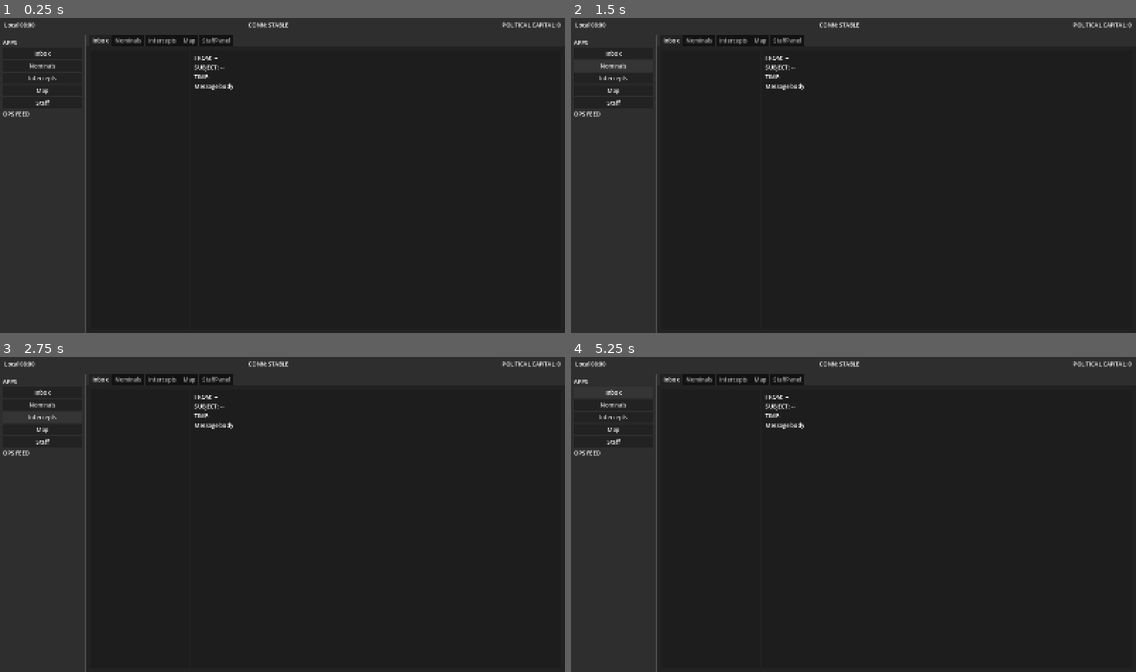
Above: before the commit, frames 1-4 (two rows, left to right).
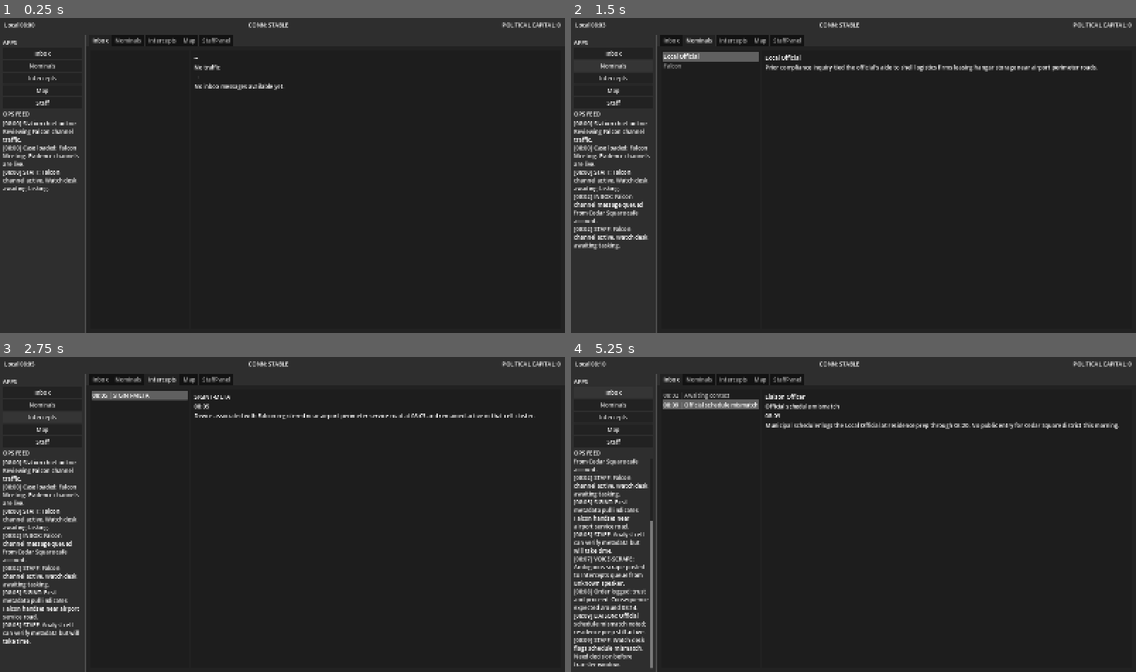
Above: after the commit, the same moments.

Repository: wnj00524/Station-Chief
Game: Godot game, scene res://scenes/main.tscn
Same seed, same stepped clock (60 frames per second), same inputs: the game is played once before the commit and once after it.
Inputs (mouse positions are in pixels of both pictures, inside the frame that each line leads up to):
- Up to frame 1 (0.25 s): no input
- Up to frame 2 (1.5 s): click "Inbox" at 0.5 s; click "Nominals" at 1.25 s
- Up to frame 3 (2.75 s): click "Intercepts" at 2 s
- Up to frame 4 (5.25 s): click "Map" at 2.75 s; click "Staff" at 3.5 s; click (695, 649) at 4.25 s, where only the run after the commit has a clickable "Commit cafe surveillance"; click "Inbox" at 5 s

The runs differ from the first frame. In frame 1, 1.2% of the frame differs, in the area x 0-51%, y 12-56%; in frame 2, 3.2%; in frame 3, 3.7%; in frame 4, 4.9%, in the area x 0-97%, y 1-99%.
Error before the commit: Parse Error: Cannot infer the type of "now" variable because the value doesn't have a set type. (res://scripts/core/case_runner.gd:68)

Commit message:
Fix GDScript strict typing inference in runtime scripts

Diff:
--- a/game/scripts/apps/map.gd
+++ b/game/scripts/apps/map.gd
@@ -6,7 +6,7 @@
 
 var _game_state
 var _markers: Array = []
-var _seen_markers := {}
+var _seen_markers: Dictionary = {}
 
 func bind_systems(_clock, game_state, _event_bus = null, _case_runner = null) -> void:
 	_game_state = game_state
@@ -43,11 +43,11 @@
 		return
 	var marker: Dictionary = _markers[index]
 	marker_name_value.text = String(marker.get("label", "Unknown"))
-	var x := float(marker.get("x", 0.0))
-	var y := float(marker.get("y", 0.0))
+	var x: float = float(marker.get("x", 0.0))
+	var y: float = float(marker.get("y", 0.0))
 	marker_coord_value.text = "Grid %.2f, %.2f" % [x, y]
 
-	var marker_id := String(marker.get("id", ""))
+	var marker_id: String = String(marker.get("id", ""))
 	if marker_id != "":
 		_seen_markers[marker_id] = true
 		if bool(_seen_markers.get("cafe", false)) and bool(_seen_markers.get("airport_perimeter", false)):
--- a/game/scripts/core/case_runner.gd
+++ b/game/scripts/core/case_runner.gd
@@ -24,7 +24,7 @@
 		push_warning("Case file not found: %s" % case_path)
 		return
 
-	var parsed := _read_json(case_path)
+	var parsed: Variant = _read_json(case_path)
 	if typeof(parsed) != TYPE_DICTIONARY:
 		push_warning("Case file is not a dictionary: %s" % case_path)
 		return
@@ -45,13 +45,13 @@
 	_decision_payload = {}
 	_hidden_content_by_channel = {}
 
-	var content := _load_case_content(_loaded_case.get("content_files", {}), case_path.get_base_dir())
-	var visible_content := _partition_content_by_availability(content)
+	var content: Dictionary = _load_case_content(_loaded_case.get("content_files", {}), case_path.get_base_dir())
+	var visible_content: Dictionary = _partition_content_by_availability(content)
 	_game_state.set_case_content(visible_content)
 	_game_state.set_case_phase(&"live_window")
 
 	for scheduled_event: Dictionary in _loaded_case.get("scheduled_events", []):
-		var event_copy := scheduled_event.duplicate(true)
+		var event_copy: Dictionary = scheduled_event.duplicate(true)
 		event_copy["fired"] = false
 		_scheduled_events.append(event_copy)
 
@@ -65,13 +65,13 @@
 		return false
 
 	var decision: Dictionary = _loaded_case.get("decision", {})
-	var now := _clock.mission_time_minutes
-	var outcome_id := _resolve_outcome(action_id, now)
+	var now: float = float(_clock.mission_time_minutes)
+	var outcome_id: StringName = _resolve_outcome(action_id, now)
 	if outcome_id == &"":
 		return false
 
-	var consequence_delay := float(decision.get("consequence_delay_minutes", 6.0))
-	var resolve_at := now + consequence_delay
+	var consequence_delay: float = float(decision.get("consequence_delay_minutes", 6.0))
+	var resolve_at: float = now + consequence_delay
 	_game_state.mark_decision_committed(action_id, now)
 	_game_state.set_staff_status("Order pending: %s." % String(action_id).replace("_", " "))
 	_decision_payload = {
@@ -103,26 +103,26 @@
 			continue
 
 		scheduled_event["fired"] = true
-		var topic := StringName(scheduled_event.get("topic", ""))
+		var topic: StringName = StringName(scheduled_event.get("topic", ""))
 		if topic != &"":
 			_event_bus.publish(topic, scheduled_event.get("payload", {}))
 		for effect: Dictionary in scheduled_event.get("effects", []):
 			_apply_scheduled_effect(effect)
 
 func _apply_scheduled_effect(effect: Dictionary) -> void:
-	var effect_type := String(effect.get("type", ""))
+	var effect_type: String = String(effect.get("type", ""))
 	match effect_type:
 		"reveal_content":
 			_reveal_content_item(String(effect.get("channel", "")), String(effect.get("id", "")))
 		"append_nominal_note":
 			_append_nominal_note(String(effect.get("id", "")), String(effect.get("note", "")))
 		"staff_status":
-			var status := String(effect.get("message", ""))
+			var status: String = String(effect.get("message", ""))
 			if status != "":
 				_game_state.set_staff_status(status)
 				_event_bus.publish(&"staff_status", {"message": status})
 		"set_phase":
-			var phase := StringName(effect.get("phase", ""))
+			var phase: StringName = StringName(effect.get("phase", ""))
 			if phase != &"":
 				_game_state.set_case_phase(phase)
 
@@ -133,7 +133,7 @@
 			continue
 		var still_hidden: Array = []
 		for item: Dictionary in waiting:
-			var available_at := float(item.get("available_at_minutes", -1.0))
+			var available_at: float = float(item.get("available_at_minutes", -1.0))
 			if available_at >= 0.0 and _clock.mission_time_minutes >= available_at:
 				_reveal_content_item(channel_key, String(item.get("id", "")))
 			else:
@@ -144,8 +144,8 @@
 	if _game_state.decision_locked:
 		return
 	var decision: Dictionary = _loaded_case.get("decision", {})
-	var warn_at := float(decision.get("no_decision_warning_minutes", -1.0))
-	var resolve_at := float(decision.get("no_decision_resolve_minutes", -1.0))
+	var warn_at: float = float(decision.get("no_decision_warning_minutes", -1.0))
+	var resolve_at: float = float(decision.get("no_decision_resolve_minutes", -1.0))
 
 	if warn_at >= 0.0 and _clock.mission_time_minutes >= warn_at and not bool(_game_state.timeline_flags.get("no_decision_warned", false)):
 		_game_state.timeline_flags["no_decision_warned"] = true
@@ -171,17 +171,17 @@
 	if _clock.mission_time_minutes < float(_decision_payload.get("resolve_at", INF)):
 		return
 
-	var outcome_id := StringName(_decision_payload.get("outcome_id", ""))
-	var action_id := StringName(_decision_payload.get("action_id", ""))
+	var outcome_id: StringName = StringName(_decision_payload.get("outcome_id", ""))
+	var action_id: StringName = StringName(_decision_payload.get("action_id", ""))
 	var outcomes: Dictionary = _loaded_case.get("outcomes", {})
 	var outcome_data: Dictionary = outcomes.get(String(outcome_id), {})
-	var political_capital_delta := int(outcome_data.get("political_capital_delta", 0))
+	var political_capital_delta: int = int(outcome_data.get("political_capital_delta", 0))
 	_game_state.apply_political_capital(political_capital_delta)
-	var summary := String(outcome_data.get("summary", "Outcome unavailable."))
+	var summary: String = String(outcome_data.get("summary", "Outcome unavailable."))
 	_game_state.set_case_phase(&"resolved")
 	_game_state.mark_case_resolved(outcome_id, summary)
 
-	var report := _build_station_report(action_id, outcome_id, political_capital_delta, outcome_data)
+	var report: Dictionary = _build_station_report(action_id, outcome_id, political_capital_delta, outcome_data)
 	_game_state.set_station_report(report)
 	_event_bus.publish(&"case_station_report", report)
 	_event_bus.publish(&"case_outcome_resolved", {
@@ -193,9 +193,9 @@
 
 func _resolve_outcome(action_id: StringName, commit_time_minutes: float) -> StringName:
 	var decision: Dictionary = _loaded_case.get("decision", {})
-	var transfer_close := float(decision.get("transfer_window_close_minutes", 498.0))
-	var has_airport_context := _game_state.has_viewed_evidence(&"intercept_clue") or _game_state.has_viewed_evidence(&"map_airport_cafe")
-	var has_schedule_context := _game_state.has_viewed_evidence(&"nominal_logistics")
+	var transfer_close: float = float(decision.get("transfer_window_close_minutes", 498.0))
+	var has_airport_context: bool = bool(_game_state.has_viewed_evidence(&"intercept_clue") or _game_state.has_viewed_evidence(&"map_airport_cafe"))
+	var has_schedule_context: bool = bool(_game_state.has_viewed_evidence(&"nominal_logistics"))
 
 	match String(action_id):
 		"task_surveillance_airport":
@@ -226,7 +226,7 @@
 	if _game_state.has_viewed_evidence(&"map_airport_cafe"):
 		reviewed_evidence.append("cafe/airport map markers")
 
-	var evidence_note := "Desk review was incomplete before commitment."
+	var evidence_note: String = "Desk review was incomplete before commitment."
 	if reviewed_evidence.size() >= 4:
 		evidence_note = "Review included %s." % ", ".join(reviewed_evidence)
 	elif reviewed_evidence.is_empty():
@@ -247,22 +247,22 @@
 	}
 
 func _load_case_content(content_files: Dictionary, case_root_path: String) -> Dictionary:
-	var content := {}
+	var content: Dictionary = {}
 	for key in content_files.keys():
-		var relative_path := String(content_files[key])
-		var absolute_path := "%s/%s" % [case_root_path, relative_path]
+		var relative_path: String = String(content_files[key])
+		var absolute_path: String = "%s/%s" % [case_root_path, relative_path]
 		content[key] = _read_json(absolute_path)
 	return content
 
 func _partition_content_by_availability(content: Dictionary) -> Dictionary:
-	var visible := {}
+	var visible: Dictionary = {}
 	for channel_key in content.keys():
 		var entries: Array = content[channel_key]
 		var visible_entries: Array = []
 		var hidden_entries: Array = []
 		for raw_entry in entries:
 			var entry: Dictionary = raw_entry.duplicate(true)
-			var available_at := float(entry.get("available_at_minutes", -1.0))
+			var available_at: float = float(entry.get("available_at_minutes", -1.0))
 			if available_at >= 0.0 and available_at > _clock.mission_time_minutes:
 				hidden_entries.append(entry)
 			else:
@@ -294,7 +294,7 @@
 	if nominal_id == "" or note == "":
 		return
 	var entries: Array = _game_state.case_content.get("nominals", [])
-	var changed := false
+	var changed: bool = false
 	for index in range(entries.size()):
 		var entry: Dictionary = entries[index]
 		if String(entry.get("id", "")) != nominal_id:
@@ -310,8 +310,8 @@
 	if not FileAccess.file_exists(path):
 		push_warning("JSON file missing: %s" % path)
 		return {}
-	var file := FileAccess.open(path, FileAccess.READ)
-	var parsed := JSON.parse_string(file.get_as_text())
+	var file: FileAccess = FileAccess.open(path, FileAccess.READ)
+	var parsed: Variant = JSON.parse_string(file.get_as_text())
 	if parsed == null:
 		push_warning("JSON parse failed: %s" % path)
 		return {}
--- a/game/scripts/core/game_state.gd
+++ b/game/scripts/core/game_state.gd
@@ -58,14 +58,14 @@
 	case_resolved.emit(outcome_id, summary)
 
 func mark_evidence_viewed(category: StringName) -> void:
-	var key := "evidence_%s_viewed" % String(category)
+	var key: String = "evidence_%s_viewed" % String(category)
 	if bool(timeline_flags.get(key, false)):
 		return
 	timeline_flags[key] = true
 	evidence_viewed.emit(category)
 
 func has_viewed_evidence(category: StringName) -> bool:
-	var key := "evidence_%s_viewed" % String(category)
+	var key: String = "evidence_%s_viewed" % String(category)
 	return bool(timeline_flags.get(key, false))
 
 func set_station_report(report: Dictionary) -> void:
--- a/game/scripts/main.gd
+++ b/game/scripts/main.gd
@@ -1,10 +1,10 @@
 extends Node
 
-const GameStateScript = preload("res://scripts/core/game_state.gd")
-const CaseRunnerScript = preload("res://scripts/core/case_runner.gd")
-const ClockScript = preload("res://scripts/core/clock.gd")
-const EventBusScript = preload("res://scripts/core/event_bus.gd")
-const DesktopShellScript = preload("res://scripts/ui/desktop_shell.gd")
+const GameStateScript: Script = preload("res://scripts/core/game_state.gd")
+const CaseRunnerScript: Script = preload("res://scripts/core/case_runner.gd")
+const ClockScript: Script = preload("res://scripts/core/clock.gd")
+const EventBusScript: Script = preload("res://scripts/core/event_bus.gd")
+const DesktopShellScript: Script = preload("res://scripts/ui/desktop_shell.gd")
 
 @onready var clock = $Clock
 @onready var event_bus = $EventBus
--- a/game/scripts/ui/desktop_shell.gd
+++ b/game/scripts/ui/desktop_shell.gd
@@ -76,8 +76,8 @@
 	_refresh_top_bar()
 
 func _on_decision_registered(action_id: StringName, resolve_at_minutes: float) -> void:
-	var resolve_hour := int(resolve_at_minutes / 60.0) % 24
-	var resolve_minute := int(resolve_at_minutes) % 60
+	var resolve_hour: int = int(resolve_at_minutes / 60.0) % 24
+	var resolve_minute: int = int(resolve_at_minutes) % 60
 	_append_feed("Order logged: %s. Consequence expected around %02d:%02d." % [String(action_id).replace("_", " "), resolve_hour, resolve_minute])
 
 func _on_case_resolved(outcome_id: StringName, summary: String) -> void:
